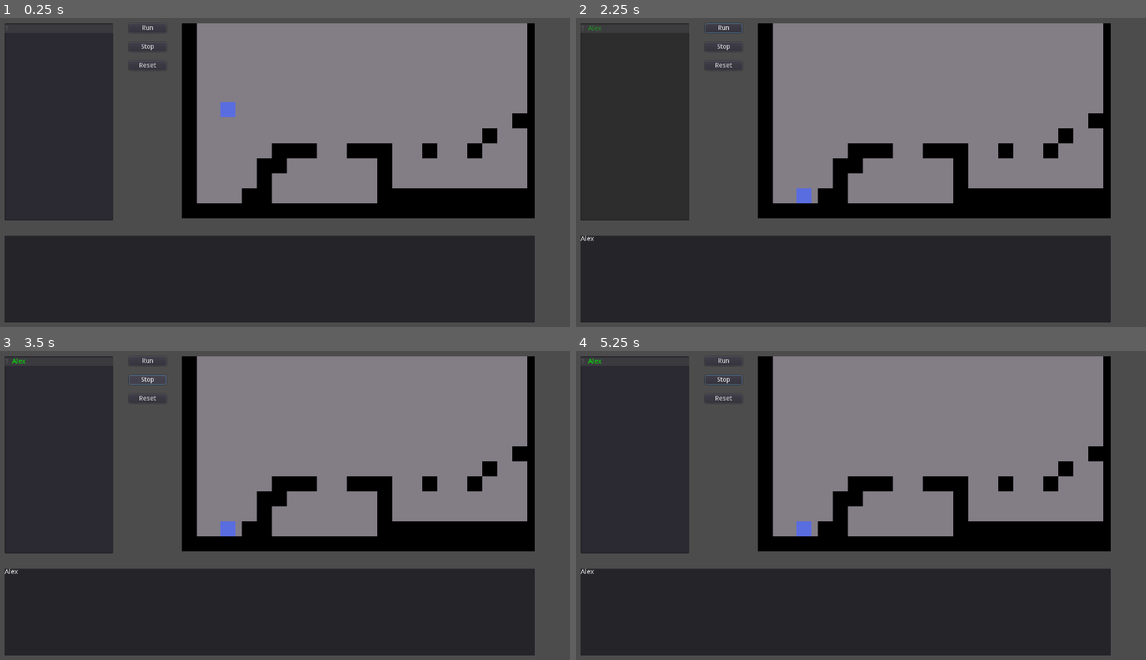
Above: before the commit, frames 1-4 (two rows, left to right).
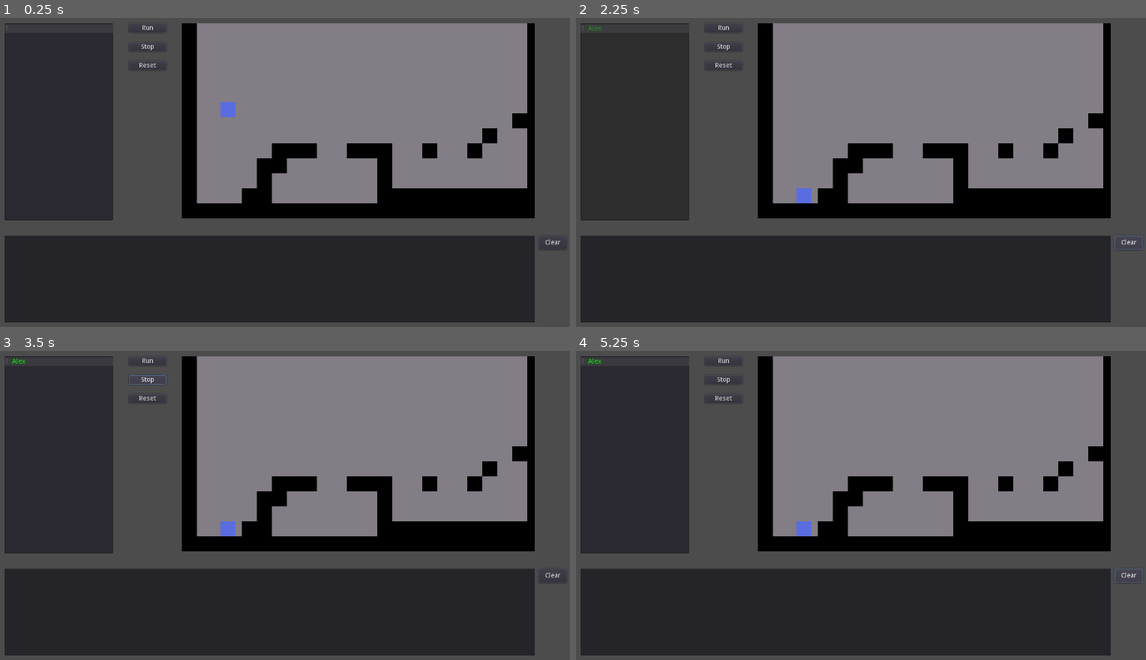
Above: after the commit, the same moments.

Repository: salihfc/code-runner
Game: Godot game, scene res://Main.tscn
The game is run twice, just before and just after one commit, with the same random seed, the same clock (stepped at 60 frames per second) and the same inputs.
Inputs (mouse positions are in pixels of both pictures, inside the frame that each line leads up to):
- Up to frame 1 (0.25 s): no input
- Up to frame 2 (2.25 s): click (633, 123) at 0.52 s; type "Alex" at 0.6 s; click "Run" at 1.25 s; click (1128, 243) at 2 s, where only the run after the commit has a clickable "Clear"
- Up to frame 3 (3.5 s): click "Stop" at 2.75 s
- Up to frame 4 (5.25 s): click "Run" at 3.5 s; click "Stop" at 4.25 s; click (1128, 576) at 5 s, where only the run after the commit has a clickable "Clear"

The runs differ from the first frame. In frame 1, less than 0.1% of the frame differs, in the area x 95-99%, y 71-74%; in frame 2, 0.1%, in the area x 0-100%, y 1-75%; in frame 3, less than 0.1%; in frame 4, 0.1%.

Commit message:
changed the process to run all the lines in one frame from(every line = one frame), added PRINT command

Diff:
--- a/Analyzer.gd
+++ b/Analyzer.gd
@@ -2,7 +2,7 @@
 
 onready var main = get_parent()
 onready var text_edit = get_parent().get_node("UI/TextEdit")
-onready var output = get_parent().get_node("UI/Panel/Output")
+onready var console = get_parent().get_node("UI/Panel/Output")
 onready var Player = get_parent().get_node("PlayerController")
 onready var evaluator = $Evaluator
 
@@ -102,23 +102,39 @@
 
 func _process(delta: float) -> void:
 
-	if processing and current_line < lines.size():
-		text_edit.cursor_set_line(current_line)
-
-		if current_line_processed and\
-			((not _DELAY_ACTIVE) or line_timer.time_left < 0.01):
-			# go to next line
-
-			current_line_processed = false
-#			prints("current line: [%s]" % current_line)
-			line_timer.start(_LINE_TIME)
+	if processing:
+		current_line = 0
+		while current_line < lines.size():
+#			prints(current_line)
+			text_edit.cursor_set_line(current_line)
 			run_instruction(current_line)
-			current_line_processed = true
+
+
+#func _process(delta: float) -> void:
+#
+#	if processing and current_line < lines.size():
+#		text_edit.cursor_set_line(current_line)
+#
+#		if current_line_processed and\
+#			((not _DELAY_ACTIVE) or line_timer.time_left < 0.01):
+#			# go to next line
+#
+#			current_line_processed = false
+##			prints("current line: [%s]" % current_line)
+#			line_timer.start(_LINE_TIME)
+#			run_instruction(current_line)
+#			current_line_processed = true
 #	elif current_line == lines.size():
 #		current_line = 0
 
 
 func run_instruction(line_number:int) -> void:
+
+	# check if comment
+
+	if lines[line_number].begins_with("#"):
+		current_line += 1
+		return
 
 	# line is flag -> skip
 	if flag_lines.has(line_number):
@@ -179,15 +195,17 @@
 			current_line += 1
 
 		"WHILE": # WHILE EXPRESSION LABEL
-			var jump_target = args[2] # [JI] [EXP] [TARGET]
-			var expression = lines[line_number].lstrip("WHILE ")
-			var last_space = expression.rfind(" ")
-
-			jump_target = expression.right(last_space + 1)
-			expression = expression.left(last_space)
+			var line :String= lines[line_number]
+			var first_space = line.find(" ")
+			line = line.right(first_space + 1)
+
+			var last_space = line.rfind(" ")
+			var expression = line.left(last_space)
+			var jump_target = line.right(last_space + 1)
+
 			var evaluation = evaluate_expression(expression)
 
-			prints("WHILE eval=> %s = %s" % [expression, evaluation])
+#			prints("WHILE eval=> %s = %s" % [expression, evaluation])
 
 			if while_binds.has(jump_target):
 				if bool(evaluation):
@@ -197,11 +215,20 @@
 			else:
 				assert(0)
 
+		"PRINT":
+			var expression = lines[line_number]
+			var first_space = expression.find(" ")
+			expression = expression.right(first_space + 1)
+
+			var eval = evaluate_expression(expression)
+			current_line += 1
+#			console._print(String(eval))
+			console._print("%s: %s" % [expression, String(eval)])
+
 		_:
 #			prints("Warning: line skipped [%s]" % line_number)
 			evaluate_expression(lines[line_number])
 			current_line += 1
-			pass
 
 
 
@@ -220,7 +247,7 @@
 	print_jump_table()
 	output_text = lines.join("\n")
 #	prints("analyze : %s -> %s" % [input_text, output_text])
-	emit_signal("new_analysis", output_text)
+#	emit_signal("new_analysis", output_text)
 
 
 
@@ -309,6 +336,9 @@
 
 	expression = expression.split(" ").join("")
 
+	if expression == "":
+		return ""
+
 	# replace '(a)' with eval(a)
 	var cur :int = 0
 
@@ -349,7 +379,7 @@
 
 	if query_table.has(expression):
 		var result = query(expression)
-		prints("query %s result: %s" % [expression, result])
+#		prints("query %s result: %s" % [expression, result])
 		return result
 
 
@@ -519,7 +549,7 @@
 		"GD_UR", "GD_LD", "GD_DL", "GD_RU":
 			qname = qname.right(3)
 			var result = Player.get_dist(qname)
-			prints("query(%s) : %s" % [qname, result])
+#			prints("query(%s) : %s" % [qname, result])
 			return result
 		_:
 			pass
--- a/Main.tscn
+++ b/Main.tscn
@@ -64,15 +64,8 @@
 margin_top = 42.0
 margin_right = 305.0
 margin_bottom = 462.0
-text = "PUT jumped 0
-START
-WHILE (GD_R>9) && (GD_DR < 9) || ((GD_DR > 10) && (jumped==1)) WRAP
-CALL MOVE R
-PUT jumped 0
-WRAP
-CALL JUMP 1
-PUT jumped 1
-JU START"
+text = "EXAMPLE CODE
+"
 highlight_current_line = true
 syntax_highlighting = true
 show_line_numbers = true
@@ -98,6 +91,16 @@
 margin_right = 1131.0
 margin_bottom = 185.0
 script = ExtResource( 3 )
+__meta__ = {
+"_edit_use_anchors_": false
+}
+
+[node name="Clear" type="Button" parent="UI"]
+margin_left = 1212.84
+margin_top = 495.0
+margin_right = 1272.84
+margin_bottom = 525.0
+text = "Clear"
 __meta__ = {
 "_edit_use_anchors_": false
 }
@@ -141,3 +144,4 @@
 [connection signal="pressed" from="UI/Buttons/Reset" to="UI/TextEdit" method="_on_Reset_pressed"]
 [connection signal="pressed" from="UI/Buttons/Reset" to="ViewportContainer/Viewport/Game" method="_on_Reset_pressed"]
 [connection signal="pressed" from="UI/Buttons/Reset" to="Analyzer" method="_on_Reset_pressed"]
+[connection signal="pressed" from="UI/Clear" to="UI/Panel/Output" method="_on_Clear_pressed"]
--- a/Player/MovementController.gd
+++ b/Player/MovementController.gd
@@ -1,6 +1,7 @@
 extends Node
 
 onready var player = get_parent()
+var ct = 0
 
 func move(direction: Vector2) -> void:
 	player.velocity += direction * player.SPEED
@@ -9,5 +10,6 @@
 
 #	prints("jump command [%s]" % player.is_on_floor())
 	if player.is_on_floor():
-#		prints("player jumping")
+		prints("JUMP %s", ct)
+		ct += 1
 		player.velocity += Vector2.UP * player.jump_strength * multiplier
--- a/UI/Output.gd
+++ b/UI/Output.gd
@@ -9,3 +9,10 @@
 
 func _analysis_update(new_text) -> void:
 	text = new_text
+
+func _print(new_text : String) -> void:
+	text = text + "\n" + new_text
+
+
+func _on_Clear_pressed() -> void:
+	text = ""
--- a/UI/TextEdit.gd
+++ b/UI/TextEdit.gd
@@ -6,6 +6,7 @@
 	"JN" : Color.orange,
 	"CALL" : Color.orange,
 	"WHILE" : Color.orange,
+	"PRINT" : Color.orange,
 
 	"JUMP" : Color.blueviolet,
 	"MOVE" : Color.blueviolet,
